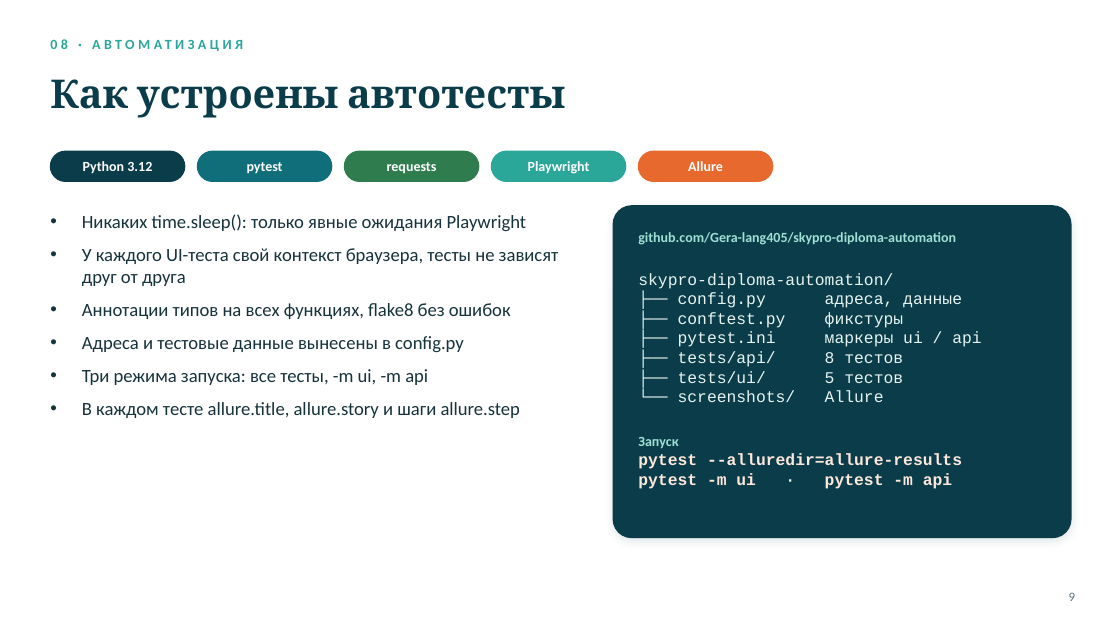
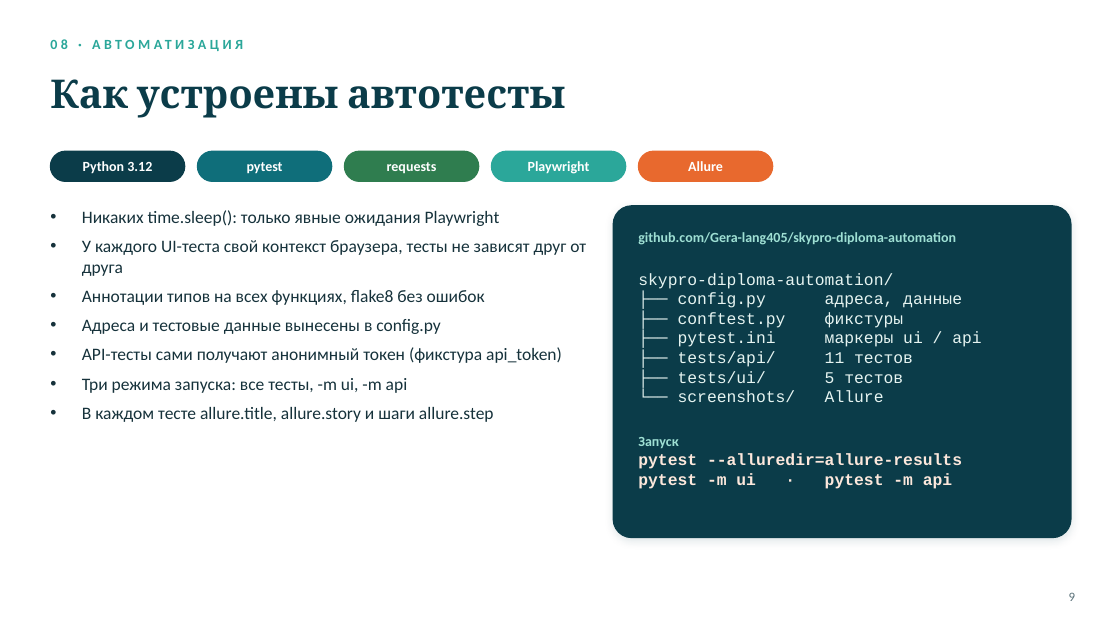
Before and after one commit to Gera-lang405/skypro-diploma-automation, a slide deck: slide 9 of diploma_presentation.pptx. Drawn at 1120x630 pixels with LibreOffice and Linux fonts; fonts in the diff are those of the drawing; background and template pictures are left out. Boxes give left, top, right and bottom in pixels: in the first picture for what was removed or moved away, otherwise in the second. Text is boxed around its words. In the diff, an @@ line names an element or a change of style, - is before the commit and + after.

```diff
--- a/diploma_presentation.pptx
+++ b/diploma_presentation.pptx
@@ text at <box>82,210,586,422</box>: size 16 to 15 pt in "Никаких time.sleep(): только явные ожидания Playwright", "У каждого UI-теста свой контекст браузера, тесты ...", "Аннотации типов на всех функциях, flake8 без ...", "Адреса и тестовые данные вынесены в config.py" and 2 more places; less space between paragraphs @@
@@ text at <box>82,347,562,363</box>: paragraph added @@
+• API-тесты сами получают анонимный токен (фикстура api_token)
@@ text at <box>678,351,913,367</box>: text changed @@
-├── tests/api/ 8 тестов
+├── tests/api/ 11 тестов
```
Also in this commit, not shown: 5 other slides changed, 4 slides added, 3 slides removed, 4 other files.
